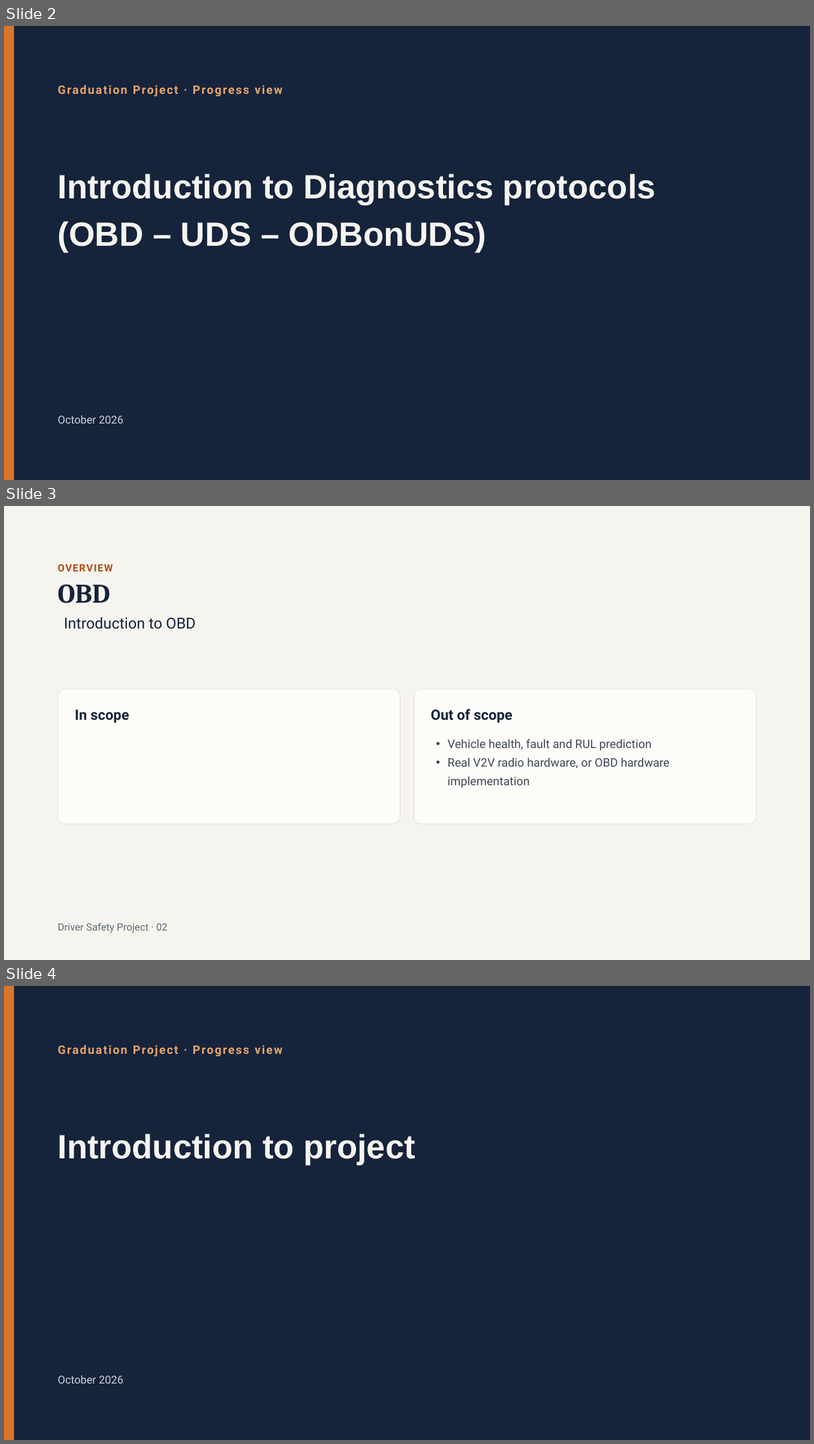
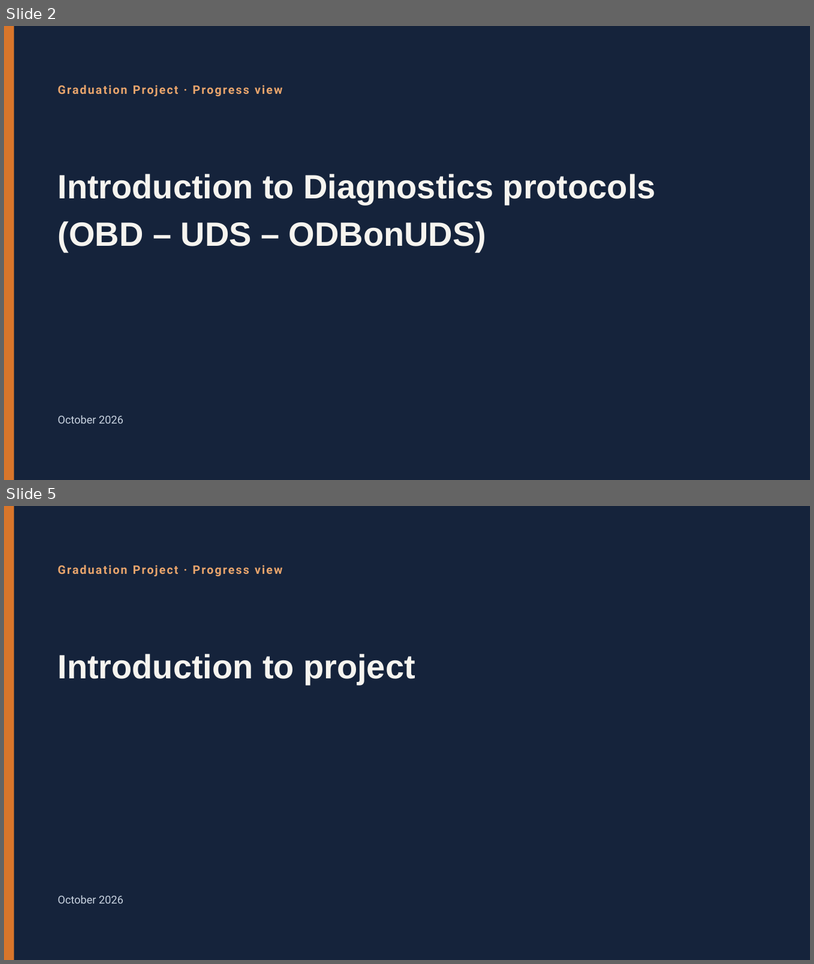
Before and after one commit to Osama-Gamil/Driver-Behaviour-PR, a slide deck: presentation/Driver_Safety_Project_organized.pptx. Shown one above the other, each under a label of ours: slides 2, 3 and 4 before the commit, slides 2 and 5 after it; the slides between them are not shown. The pictures are 814x1444 and 814x964 pixels, drawn with LibreOffice and Linux fonts; fonts in the diff are those of the drawing. Boxes give left, top, right and bottom in pixels: in the first picture for what was removed or moved away, otherwise in the second. Text is boxed around its words. In the diff, an @@ line names an element or a change of style, - is before the commit and + after.

```diff
--- a/presentation/Driver_Safety_Project_organized.pptx
+++ b/presentation/Driver_Safety_Project_organized.pptx
@@ slide 3 removed at (4,506,810,960), background #F6F4EF @@
@@ text removed at (58,564,113,571) @@
-OVERVIEW
@@ title removed at (58,584,110,603) @@
-OBD
@@ text removed at (64,617,196,629) @@
-Introduction to OBD
@@ rounded rectangle removed at (58,690,400,824) @@
@@ rounded rectangle removed at (414,690,756,824) @@
@@ text removed at (75,709,129,723) @@
-In scope
@@ text removed at (431,709,512,723) @@
-Out of scope
@@ text removed at (448,739,670,787) @@
-• Vehicle health, fault and RUL prediction
-• Real V2V radio hardware, or OBD hardware implementation
@@ text removed at (58,922,168,933) @@
-Driver Safety Project · 02
@@ what was slide 4 is now slide 5 @@
```
Also in this commit, not shown: 1 slide changed, 4 slides added, 1 other slide removed.
